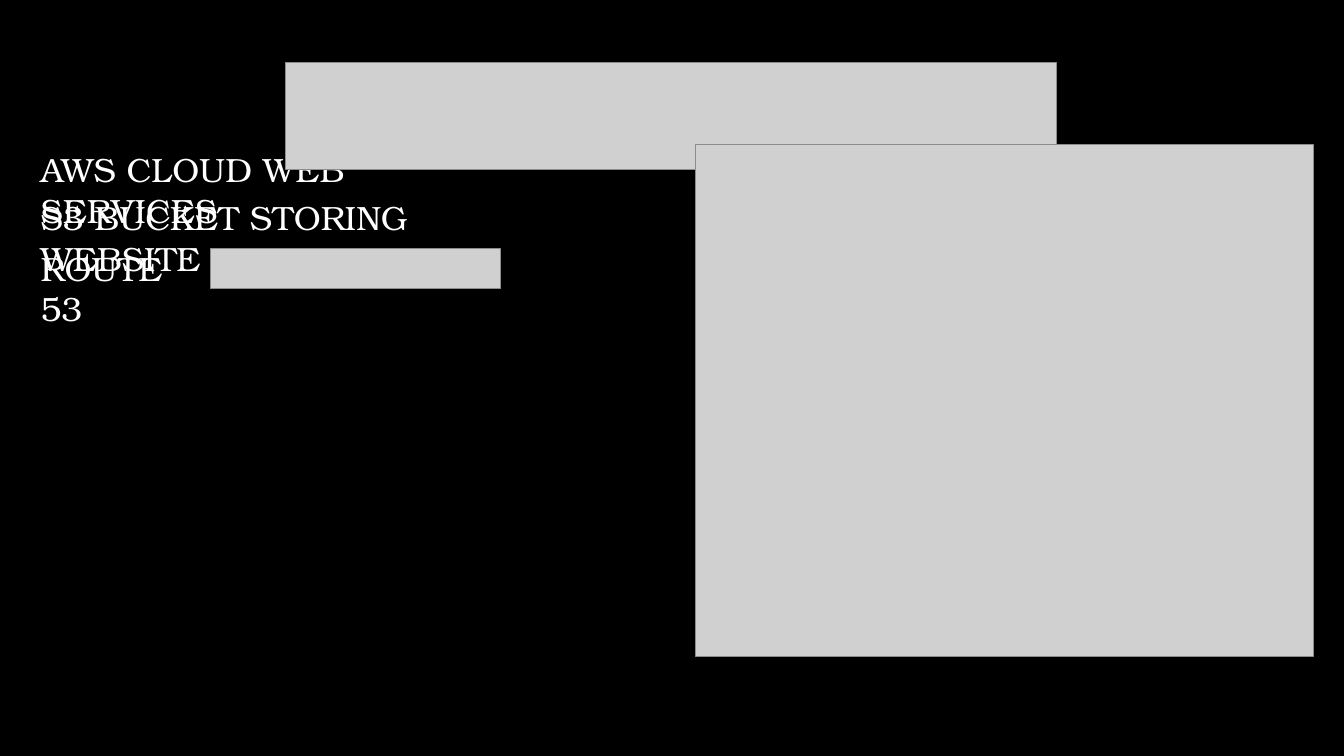
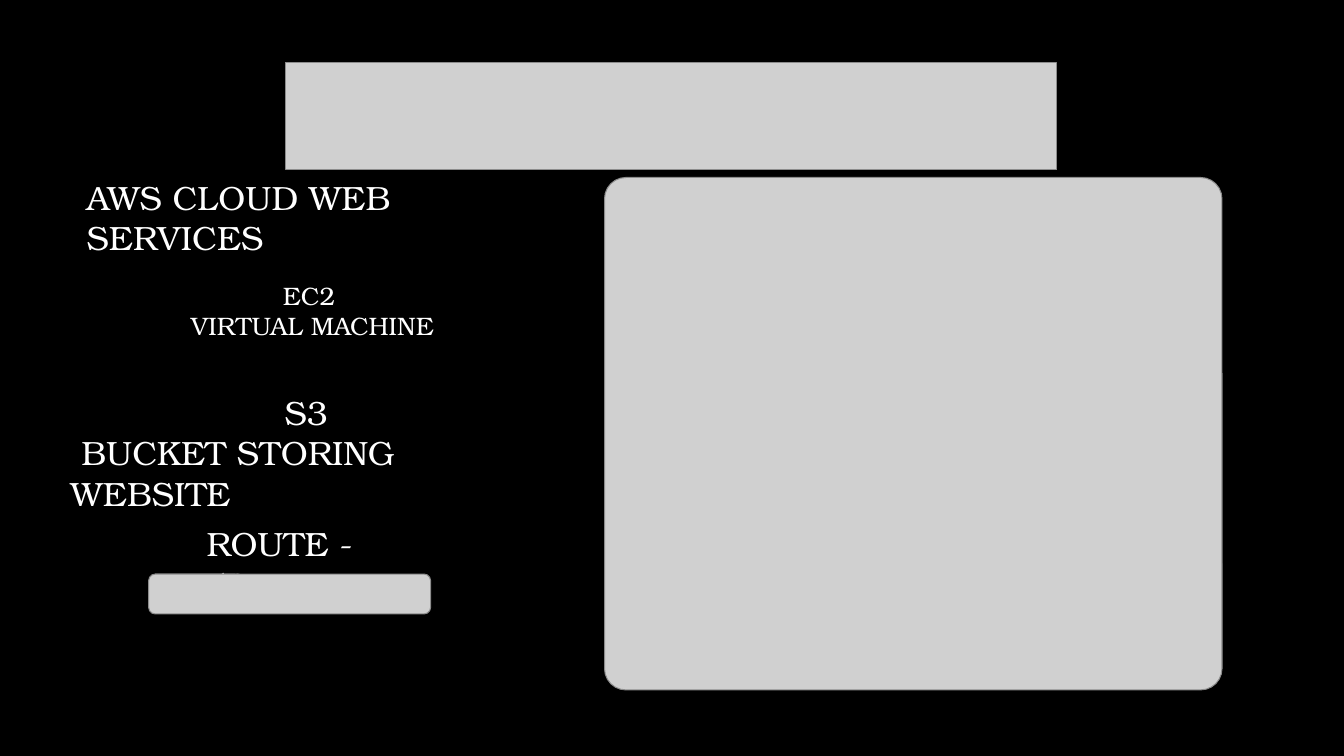
Before and after one commit to GallagherStephen/4thYearProject-Dissertation, a slide deck: slide 2 of Tuesday.pptx. Drawn at 1344x756 pixels with LibreOffice and Linux fonts; fonts in the diff are those of the drawing; grey boxes stand for pictures; background and template pictures are left out. Boxes give left, top, right and bottom in pixels: in the first picture for what was removed or moved away, otherwise in the second. Text is boxed around its words. In the diff, an @@ line names an element or a change of style, - is before the commit and + after.

```diff
--- a/Tuesday.pptx
+++ b/Tuesday.pptx
@@ text "AWS CLOUD WEB SERVICES" rewrapped from (41,151,344,231) to (87,186,390,251) @@
@@ picture: place and size @@
-picture at (696,144,1314,656)
+picture at (605,177,1223,690)
@@ text added at (191,287,434,336), 18 pt, text #FFFFFF @@
+EC2
+VIRTUAL MACHINE
@@ text at (71,401,395,507): text changed @@
-S3 BUCKET STORING WEBSITE
+S3
+BUCKET STORING WEBSITE
@@ text at (207,532,329,575): text changed @@
-ROUTE 53
+ROUTE - 53
@@ picture: place and size @@
-picture at (211,249,501,289)
+picture at (148,575,431,615)
```
Also in this commit, not shown: 2 other slides changed.
